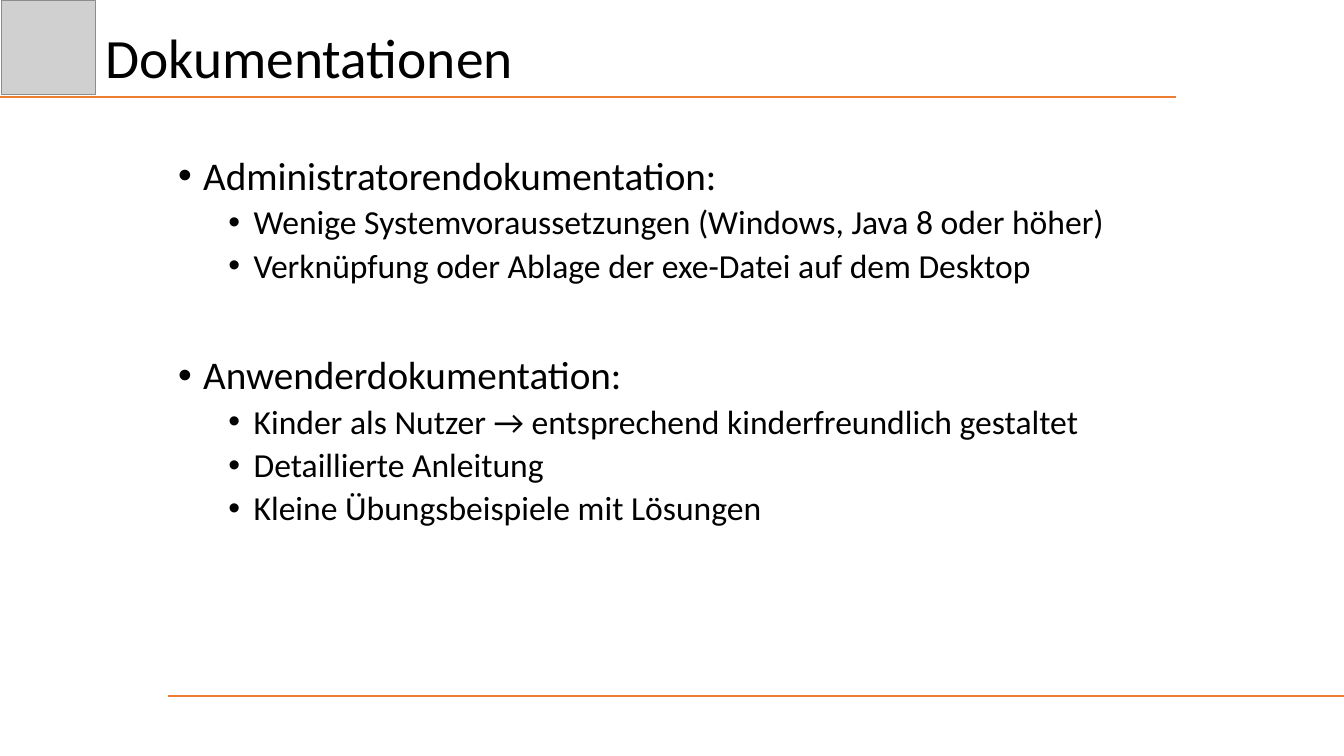
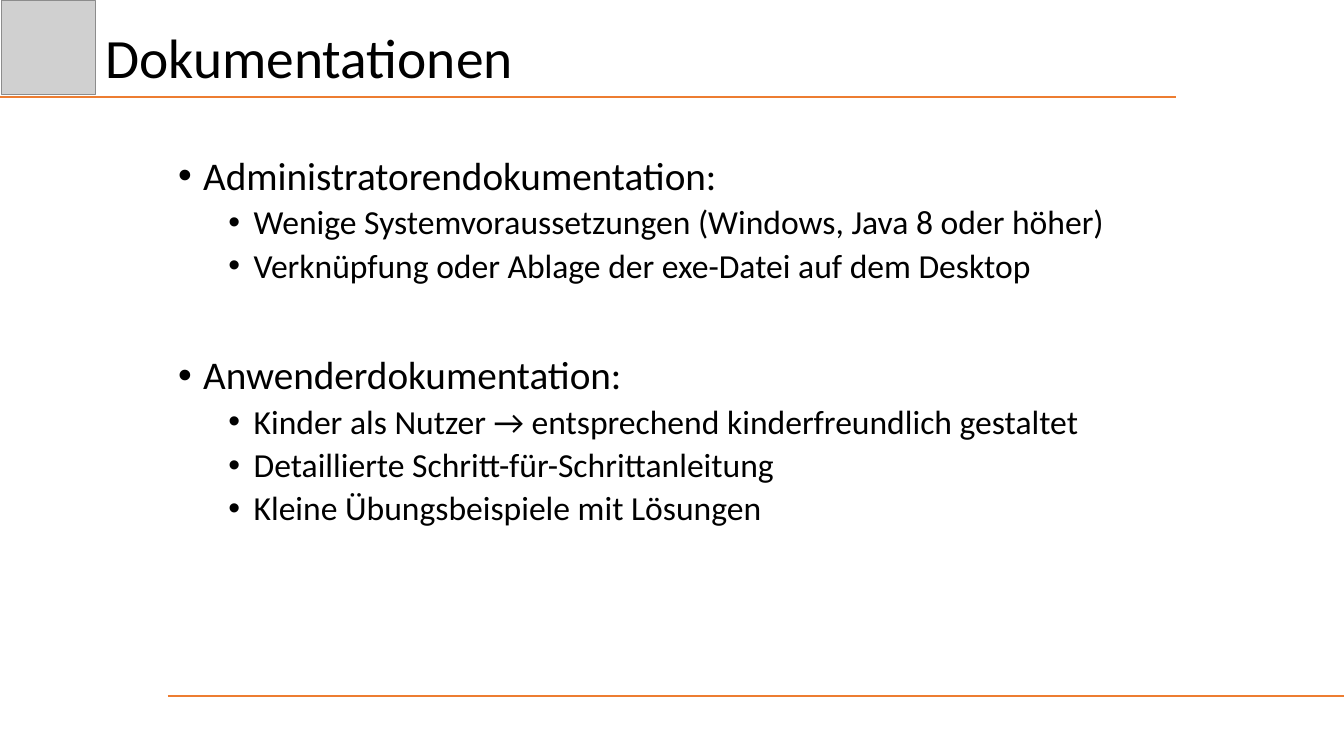
Before and after one commit to Schnitzel128/sejava, a slide deck: slide 18 of Präsentation/DezHex.pptx. Drawn at 1344x756 pixels with LibreOffice and Linux fonts; fonts in the diff are those of the drawing; grey boxes stand for pictures. Boxes give left, top, right and bottom in pixels: in the first picture for what was removed or moved away, otherwise in the second. Text is boxed around its words. In the diff, an @@ line names an element or a change of style, - is before the commit and + after.

Commit message:
UpdatePraesi

```diff
--- a/Präsentation/DezHex.pptx
+++ b/Präsentation/DezHex.pptx
@@ text at box(254, 453, 774, 483): text changed @@
-  • Detaillierte Anleitung
+  • Detaillierte Schritt-für-Schrittanleitung
```
